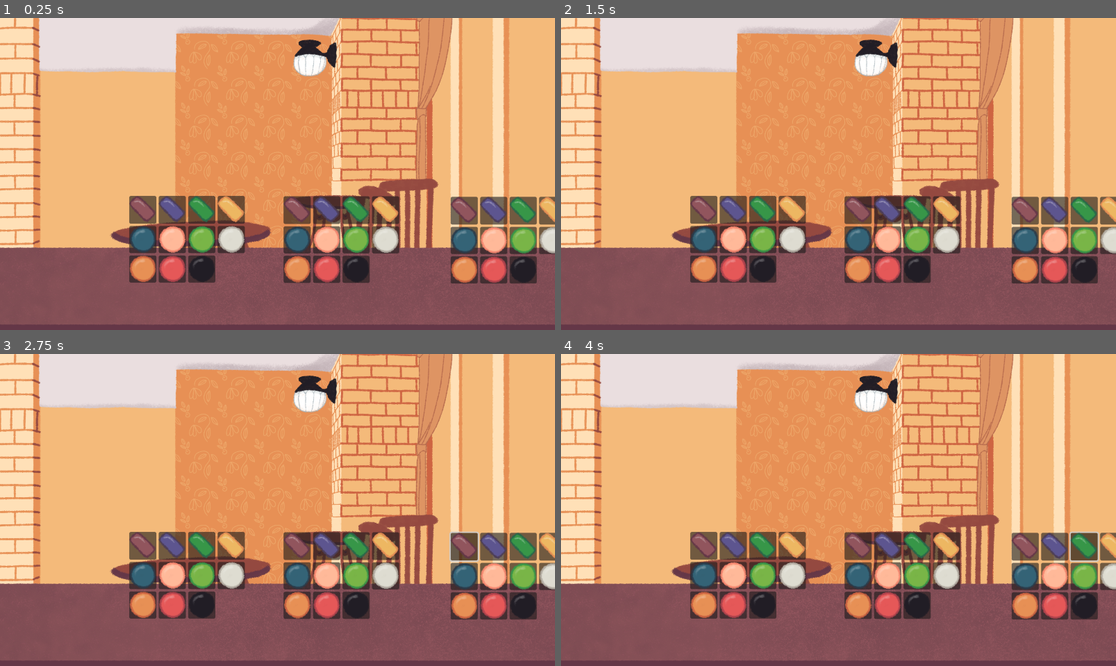
Above: before the commit, frames 1-4 (two rows, left to right).
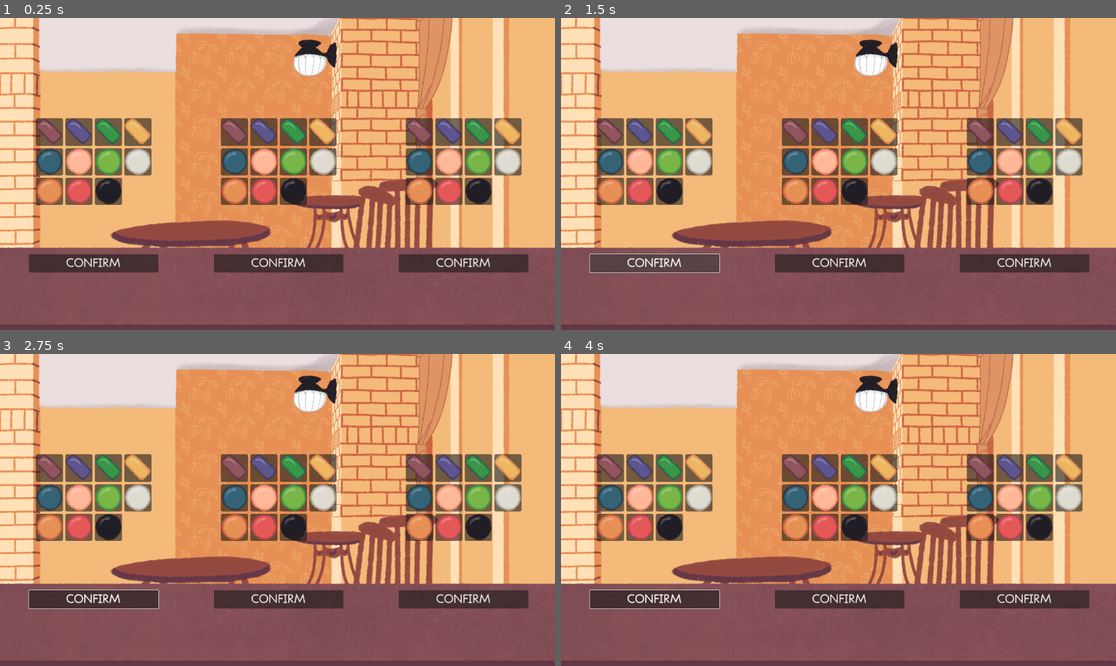
Above: after the commit, the same moments.

Repository: Zalewa5/boba-counter
Game: Godot game, scene res://Scenes/bar.tscn
Same seed, same stepped clock (60 frames per second), same inputs: the game is played once before the commit and once after it. The project has no main scene, so this scene is started directly.
Inputs (mouse positions are in pixels of both pictures, inside the frame that each line leads up to):
- Up to frame 1 (0.25 s): no input
- Up to frame 2 (1.5 s): click (655, 264) at 0.5 s, where only the run after the commit has a clickable "CONFIRM"; click (655, 264) at 1.25 s, where only the run after the commit has a clickable "CONFIRM"
- Up to frame 3 (2.75 s): click (466, 547) at 2.02 s
- Up to frame 4 (4 s): click (1054, 547) at 2.77 s; click (1082, 547) at 3.52 s

The runs differ from the first frame. In frame 1, 29% of the frame differs, in the area x 5-100%, y 32-86%; in frame 2, 30%; in frame 3, 30%; in frame 4, 30%.

Commit message:
Change sizing in scnenes & add cup drop animation

Diff:
--- a/Assets/Plus_symbol.svg
+++ /dev/null
@@ -1,66 +0,0 @@
-<?xml version="1.0" encoding="UTF-8" standalone="no"?>
-<!-- Created with Inkscape (http://www.inkscape.org/) -->
-<svg
-   xmlns:dc="http://purl.org/dc/elements/1.1/"
-   xmlns:cc="http://creativecommons.org/ns#"
-   xmlns:rdf="http://www.w3.org/1999/02/22-rdf-syntax-ns#"
-   xmlns:svg="http://www.w3.org/2000/svg"
-   xmlns="http://www.w3.org/2000/svg"
-   xmlns:sodipodi="http://sodipodi.sourceforge.net/DTD/sodipodi-0.dtd"
-   xmlns:inkscape="http://www.inkscape.org/namespaces/inkscape"
-   width="500"
-   height="600"
-   id="svg2454"
-   sodipodi:version="0.32"
-   inkscape:version="0.46"
-   version="1.0"
-   sodipodi:docname="Plus symbol.svg"
-   inkscape:output_extension="org.inkscape.output.svg.inkscape">
-  <defs
-     id="defs2456">
-    <inkscape:perspective
-       sodipodi:type="inkscape:persp3d"
-       inkscape:vp_x="0 : 526.18109 : 1"
-       inkscape:vp_y="0 : 1000 : 0"
-       inkscape:vp_z="744.09448 : 526.18109 : 1"
-       inkscape:persp3d-origin="372.04724 : 350.78739 : 1"
-       id="perspective2462" />
-  </defs>
-  <sodipodi:namedview
-     id="base"
-     pagecolor="#ffffff"
-     bordercolor="#666666"
-     borderopacity="1.0"
-     inkscape:pageopacity="0.0"
-     inkscape:pageshadow="2"
-     inkscape:zoom="0.79549513"
-     inkscape:cx="194.51361"
-     inkscape:cy="267.78339"
-     inkscape:document-units="px"
-     inkscape:current-layer="layer1"
-     showgrid="false"
-     inkscape:window-width="1440"
-     inkscape:window-height="881"
-     inkscape:window-x="-4"
-     inkscape:window-y="-4" />
-  <metadata
-     id="metadata2459">
-    <rdf:RDF>
-      <cc:Work
-         rdf:about="">
-        <dc:format>image/svg+xml</dc:format>
-        <dc:type
-           rdf:resource="http://purl.org/dc/dcmitype/StillImage" />
-      </cc:Work>
-    </rdf:RDF>
-  </metadata>
-  <g
-     inkscape:label="Livello 1"
-     inkscape:groupmode="layer"
-     id="layer1">
-    <path
-       style="font-size:431.92422485px;font-style:normal;font-weight:normal;fill:#000000;fill-opacity:1;stroke:none;stroke-width:1px;stroke-linecap:butt;stroke-linejoin:miter;stroke-opacity:1;font-family:Bitstream Vera Sans"
-       d="M 241.99219,407.91016 L 241.99219,310.44922 L 144.72656,310.44922 L 144.72656,294.43359 L 241.99219,294.43359 L 241.99219,197.36328 L 257.61719,197.36328 L 257.61719,294.43359 L 355.27344,294.43359 L 355.27344,310.44922 L 257.61719,310.44922 L 257.61719,407.91016 L 241.99219,407.91016 z"
-       id="text2464" />
-  </g>
-</svg>
--- a/Objects/cup.tscn
+++ b/Objects/cup.tscn
@@ -72,9 +72,11 @@
 [node name="Cup" type="StaticBody2D"]
 
 [node name="CupColorSprite" type="AnimatedSprite2D" parent="."]
+z_index = -2
 sprite_frames = SubResource("SpriteFrames_qmqbs")
 
 [node name="Flavor" type="AnimatedSprite2D" parent="."]
+z_index = -1
 position = Vector2(-4.49998, 76.5)
 scale = Vector2(1.04658, 1.05814)
 sprite_frames = SubResource("SpriteFrames_7ist6")
--- a/Scenes/bar.tscn
+++ b/Scenes/bar.tscn
@@ -6,6 +6,7 @@
 [node name="Bar" type="Node2D"]
 
 [node name="TextureRect" type="TextureRect" parent="."]
+z_index = -99
 offset_right = 40.0
 offset_bottom = 40.0
 texture = ExtResource("2_ggknq")
@@ -17,9 +18,10 @@
 limit_bottom = 1080
 
 [node name="CupScene" parent="." instance=ExtResource("1_w5oem")]
-position = Vector2(578, 2)
+position = Vector2(100, 0)
 
 [node name="CupScene2" parent="." instance=ExtResource("1_w5oem")]
-position = Vector2(-534, -1)
+position = Vector2(740, 0)
 
 [node name="CupScene3" parent="." instance=ExtResource("1_w5oem")]
+position = Vector2(1380, 0)
--- a/Scenes/boba_pick.tscn
+++ b/Scenes/boba_pick.tscn
@@ -20,6 +20,7 @@
 script = ExtResource("1_b4ruk")
 
 [node name="VBoxContainer" type="VBoxContainer" parent="."]
+custom_minimum_size = Vector2(448, 640)
 offset_right = 448.0
 offset_bottom = 640.0
 
--- a/Scenes/cup_scene.gd
+++ b/Scenes/cup_scene.gd
@@ -2,9 +2,10 @@
 
 @onready var jelly: PackedScene = preload("res://Objects/jelly.tscn")
 @onready var popping: PackedScene = preload("res://Objects/popping.tscn")
-@onready var boba_spawn: Node2D = $CupAndMenu/BobaSpawn
-@onready var boba_count_label: Label = $CupAndMenu/Node2D/BobaCount
+@onready var boba_spawn: Node2D = $CupAndMenu/Container/BobaSpawn
+@onready var boba_count_label: Label = $CupAndMenu/Container2/Cup/BobaCount
 @onready var boba_pick: Node2D = $BobaPick
+@onready var animation_player: AnimationPlayer = $AnimationPlayer
 
 var bobaCount: int = 0
 
@@ -31,3 +32,7 @@
 		child.queue_free()
 		bobaCount -= 1
 		boba_count_label.text = str(bobaCount)
+
+
+func _on_cup_and_menu_visibility_changed() -> void:
+	animation_player.play("cup_drop")
--- a/Scenes/cup_scene.tscn
+++ b/Scenes/cup_scene.tscn
@@ -1,62 +1,113 @@
-[gd_scene load_steps=7 format=3 uid="uid://dg5odwydt02uc"]
+[gd_scene load_steps=10 format=3 uid="uid://dg5odwydt02uc"]
 
 [ext_resource type="PackedScene" uid="uid://bqa3xx5isw1mg" path="res://Objects/cup.tscn" id="1_4yey8"]
 [ext_resource type="Script" uid="uid://6y1qptrfiwi1" path="res://Scenes/cup_scene.gd" id="1_wwt46"]
 [ext_resource type="Texture2D" uid="uid://c6wcg2qab0mhy" path="res://Assets/minus.png" id="2_wwt46"]
-[ext_resource type="Texture2D" uid="uid://drrev05qfu3wy" path="res://Assets/Plus_symbol.svg" id="3_gf28i"]
 [ext_resource type="FontFile" uid="uid://0bgfkgsbv3oy" path="res://Assets/Fonts/Lilly/Lilly__.ttf" id="4_poclr"]
 [ext_resource type="PackedScene" uid="uid://bl6v5x4jrlkxc" path="res://Scenes/boba_pick.tscn" id="5_2wn78"]
+[ext_resource type="Texture2D" uid="uid://v2xbdxojl7g5" path="res://Assets/plus.png" id="6_ybyuf"]
+
+[sub_resource type="Animation" id="Animation_ybyuf"]
+resource_name = "cup_drop"
+tracks/0/type = "value"
+tracks/0/imported = false
+tracks/0/enabled = true
+tracks/0/path = NodePath("CupAndMenu/Container2/Cup:position")
+tracks/0/interp = 2
+tracks/0/loop_wrap = true
+tracks/0/keys = {
+"times": PackedFloat32Array(0, 1),
+"transitions": PackedFloat32Array(1, 1),
+"update": 0,
+"values": [Vector2(210, -600), Vector2(210, 488)]
+}
+
+[sub_resource type="Animation" id="Animation_qmqdc"]
+length = 0.001
+tracks/0/type = "value"
+tracks/0/imported = false
+tracks/0/enabled = true
+tracks/0/path = NodePath("CupAndMenu/Container2/Cup:position")
+tracks/0/interp = 1
+tracks/0/loop_wrap = true
+tracks/0/keys = {
+"times": PackedFloat32Array(0),
+"transitions": PackedFloat32Array(1),
+"update": 0,
+"values": [Vector2(210, 488)]
+}
+
+[sub_resource type="AnimationLibrary" id="AnimationLibrary_bdt3e"]
+_data = {
+&"RESET": SubResource("Animation_qmqdc"),
+&"cup_drop": SubResource("Animation_ybyuf")
+}
 
 [node name="CupScene" type="Node2D"]
 script = ExtResource("1_wwt46")
 
-[node name="CupAndMenu" type="Node2D" parent="."]
+[node name="BobaPick" parent="." instance=ExtResource("5_2wn78")]
+position = Vector2(0, 241)
+
+[node name="CupAndMenu" type="VBoxContainer" parent="."]
 visible = false
+custom_minimum_size = Vector2(420, 0)
+offset_right = 420.0
+offset_bottom = 1080.0
 
-[node name="Cup" parent="CupAndMenu" instance=ExtResource("1_4yey8")]
-position = Vector2(940, 606)
+[node name="Container" type="HBoxContainer" parent="CupAndMenu"]
+custom_minimum_size = Vector2(200, 200)
+layout_mode = 2
 
-[node name="BobaSpawn" type="Node2D" parent="CupAndMenu"]
-position = Vector2(950, 201)
+[node name="BobaSpawn" type="Node2D" parent="CupAndMenu/Container"]
+position = Vector2(210, 100)
 
-[node name="Node2D" type="Control" parent="CupAndMenu"]
-layout_mode = 3
-anchors_preset = 0
+[node name="Container2" type="HBoxContainer" parent="CupAndMenu"]
+custom_minimum_size = Vector2(200, 450)
+layout_mode = 2
 
-[node name="Minus" type="TextureButton" parent="CupAndMenu/Node2D"]
-layout_mode = 0
-offset_left = 411.0
-offset_top = 774.0
-offset_right = 2011.0
-offset_bottom = 2374.0
-scale = Vector2(0.15, 0.15)
+[node name="Cup" parent="CupAndMenu/Container2" instance=ExtResource("1_4yey8")]
+z_as_relative = false
+position = Vector2(210, 488)
+
+[node name="HBoxContainer" type="HBoxContainer" parent="CupAndMenu/Container2/Cup"]
+custom_minimum_size = Vector2(72, 72)
+offset_left = -127.0
+offset_top = -261.0
+offset_right = 139.0
+offset_bottom = -189.0
+
+[node name="Minus" type="TextureButton" parent="CupAndMenu/Container2/Cup/HBoxContainer"]
+layout_mode = 2
 texture_normal = ExtResource("2_wwt46")
 metadata/_edit_use_anchors_ = true
 
-[node name="Plus" type="TextureButton" parent="CupAndMenu/Node2D"]
-layout_mode = 0
-offset_left = 1247.0
-offset_top = 748.0
-offset_right = 1747.0
-offset_bottom = 1348.0
-scale = Vector2(0.5, 0.5)
-texture_normal = ExtResource("3_gf28i")
+[node name="VSeparator" type="VSeparator" parent="CupAndMenu/Container2/Cup/HBoxContainer"]
+self_modulate = Color(1, 1, 1, 0)
+custom_minimum_size = Vector2(90, 0)
+layout_mode = 2
+
+[node name="Plus" type="TextureButton" parent="CupAndMenu/Container2/Cup/HBoxContainer"]
+layout_mode = 2
+texture_normal = ExtResource("6_ybyuf")
 metadata/_edit_use_anchors_ = true
 
-[node name="BobaCount" type="Label" parent="CupAndMenu/Node2D"]
-layout_mode = 0
-offset_left = 818.0
-offset_top = 927.0
-offset_right = 1056.0
-offset_bottom = 996.0
+[node name="BobaCount" type="Label" parent="CupAndMenu/Container2/Cup"]
+offset_left = -210.0
+offset_top = -34.0
+offset_right = 210.0
+offset_bottom = 35.0
 theme_override_fonts/font = ExtResource("4_poclr")
 theme_override_font_sizes/font_size = 40
 text = "0"
 horizontal_alignment = 1
 metadata/_edit_use_anchors_ = true
 
-[node name="BobaPick" parent="." instance=ExtResource("5_2wn78")]
-position = Vector2(957, 511)
+[node name="AnimationPlayer" type="AnimationPlayer" parent="."]
+libraries = {
+&"": SubResource("AnimationLibrary_bdt3e")
+}
 
-[connection signal="pressed" from="CupAndMenu/Node2D/Minus" to="." method="_on_minus_pressed"]
-[connection signal="pressed" from="CupAndMenu/Node2D/Plus" to="." method="_on_plus_pressed"]
+[connection signal="visibility_changed" from="CupAndMenu" to="." method="_on_cup_and_menu_visibility_changed"]
+[connection signal="pressed" from="CupAndMenu/Container2/Cup/HBoxContainer/Minus" to="." method="_on_minus_pressed"]
+[connection signal="pressed" from="CupAndMenu/Container2/Cup/HBoxContainer/Plus" to="." method="_on_plus_pressed"]
Binary file changed: Assets/minus.png
Binary file added: Assets/plus.png
Not shown, changed: Assets/plus.png.import
